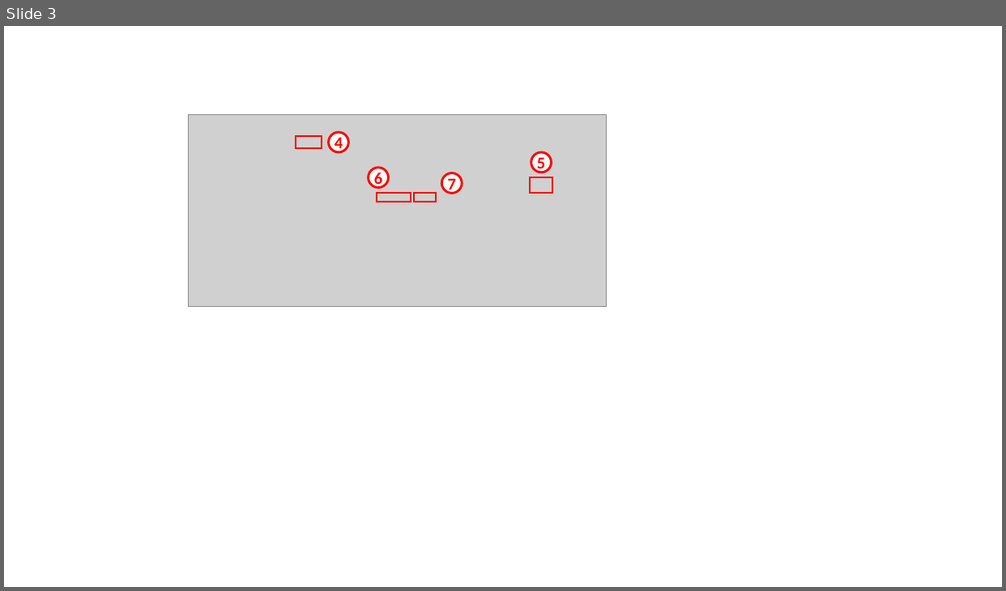
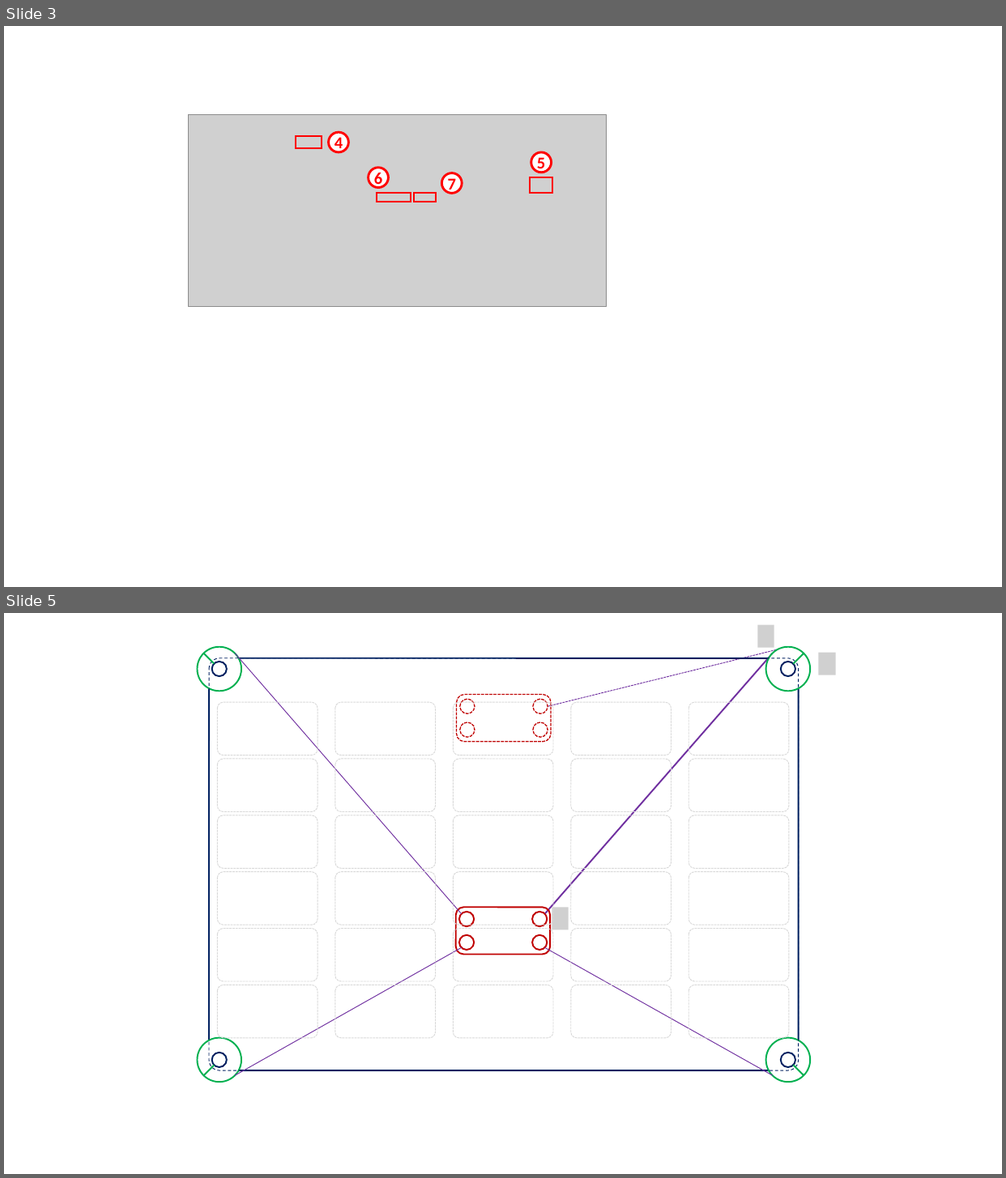
Before and after one commit to xpessoles/TP_Documents_PSI, a slide deck: 16_RC4/Figures/Figures.pptx. Shown one above the other, each under a label of ours: slide 3 before the commit, slides 3 and 5 after it; the slides between them are not shown. The pictures are 1006x591 and 1006x1178 pixels, drawn with LibreOffice and Linux fonts; fonts in the diff are those of the drawing; grey boxes stand for pictures. Boxes give left, top, right and bottom in pixels: in the first picture for what was removed or moved away, otherwise in the second. Text is boxed around its words. In the diff, an @@ line names an element or a change of style, - is before the commit and + after.

```diff
--- a/16_RC4/Figures/Figures.pptx
+++ b/16_RC4/Figures/Figures.pptx
@@ slide 5 added at (4,613,1002,1174), background #FFFFFF @@
@@ picture added at (758,625,774,648) @@
@@ line added from (215, 664) to (204, 653), #00B050 1.5 pt @@
@@ group added at (197,647,810,1082): 12 ellipses, 3 rounded rectangles @@
@@ line added from (462, 914) to (236, 653), #7030A0 0.75 pt @@
@@ line added from (545, 914) to (773, 653), #7030A0 1.5 pt @@
@@ line added from (548, 707) to (789, 647), #7030A0 0.75 pt dashed @@
@@ line added from (794, 664) to (803, 653), #00B050 1.5 pt @@
@@ picture added at (819,653,836,675) @@
@@ group added at (217,702,790,1038): 30 rounded rectangles @@
@@ group added at (457,695,552,742): 4 ellipses, 1 rounded rectangle @@
@@ picture added at (552,907,569,930) @@
@@ line added from (462, 948) to (236, 1076), #7030A0 0.75 pt @@
@@ line added from (545, 948) to (773, 1076), #7030A0 0.75 pt @@
@@ line added from (204, 1076) to (215, 1065), #00B050 1.5 pt @@
@@ line added from (794, 1065) to (803, 1076), #00B050 1.5 pt @@
```
Also in this commit, not shown: 1 other slide added.
